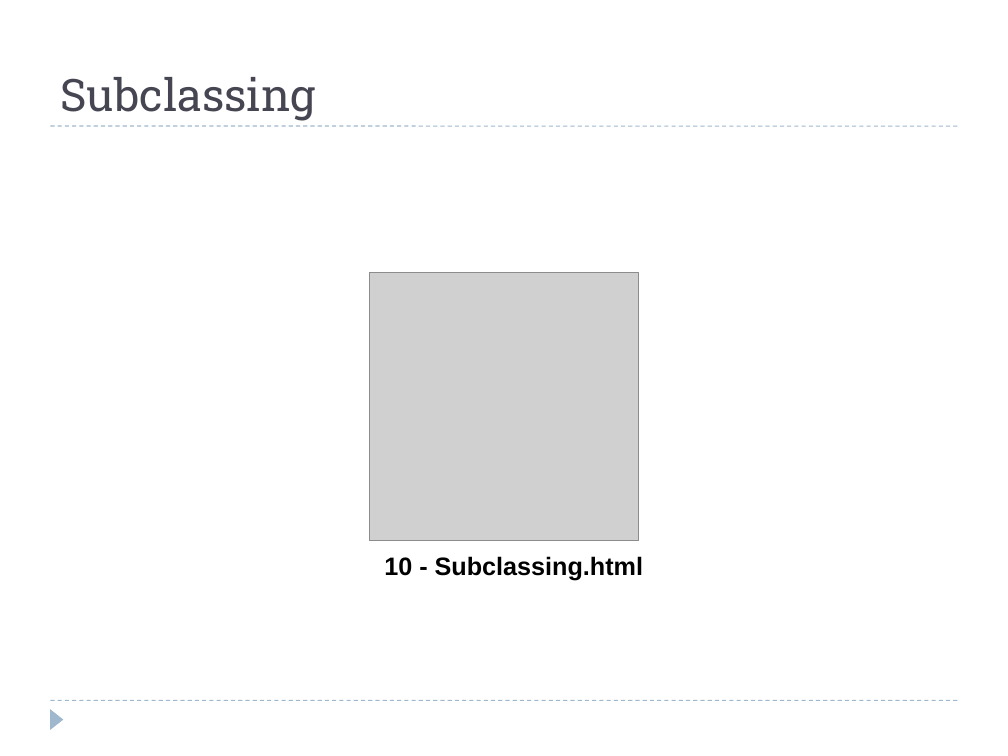
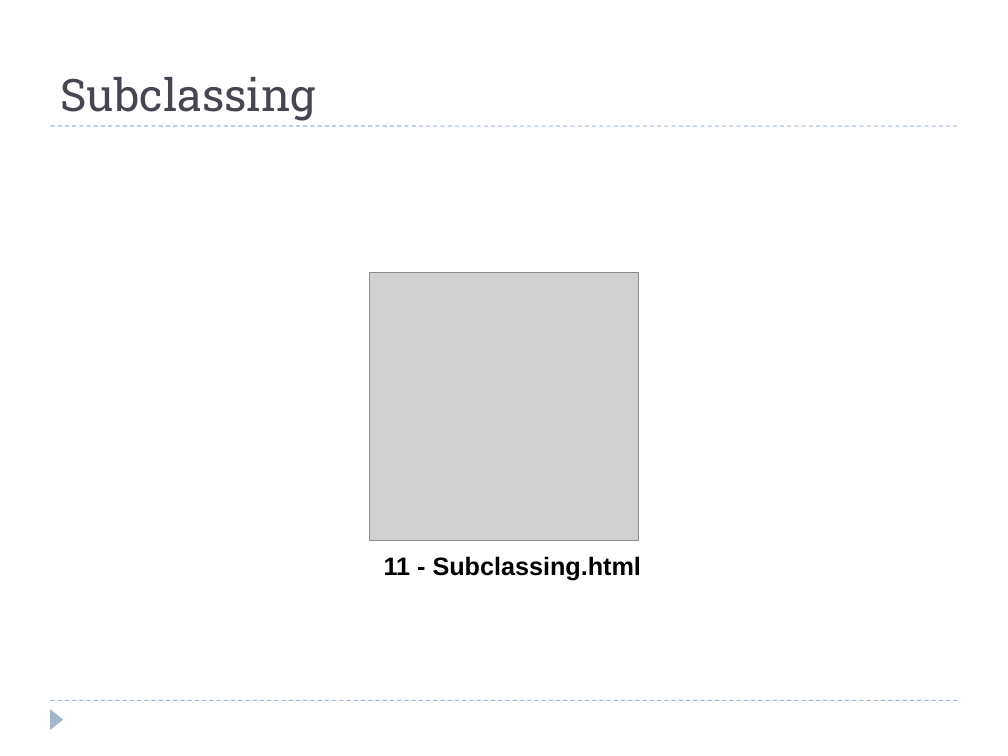
Before and after one commit to cosminnicula/OOJS, a slide deck: slide 37 of Presentation/HTML5 – Object Oriented JavaScript.ppt (slide 35 before the commit). Drawn at 1008x756 pixels with LibreOffice and Linux fonts; fonts in the diff are those of the drawing; grey boxes stand for pictures. Boxes give left, top, right and bottom in pixels: in the first picture for what was removed or moved away, otherwise in the second. Text is boxed around its words. In the diff, an @@ line names an element or a change of style, - is before the commit and + after.

```diff
--- a/Presentation/HTML5 – Object Oriented JavaScript.ppt
+++ b/Presentation/HTML5 – Object Oriented JavaScript.ppt
@@ text at (384, 556, 641, 580): text changed @@
-10 - Subclassing.html
+11 - Subclassing.html
```
Also in this commit, not shown: 9 other slides changed, 4 slides added, 1 slide removed, 9 other files.
